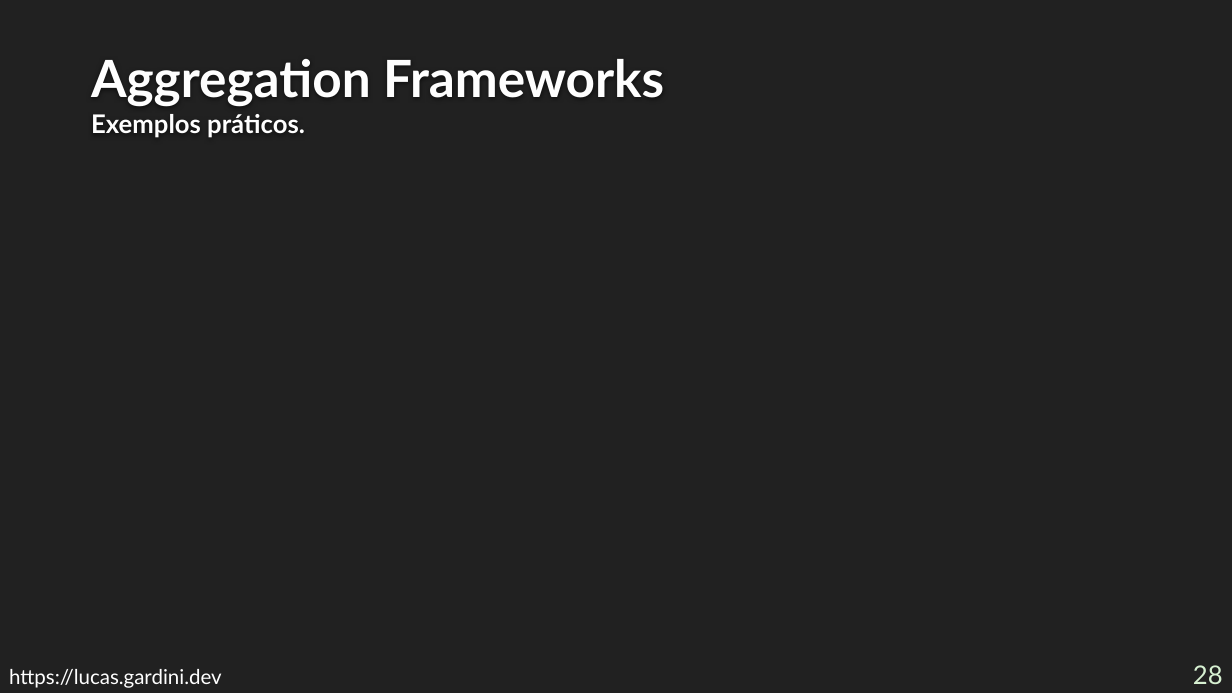
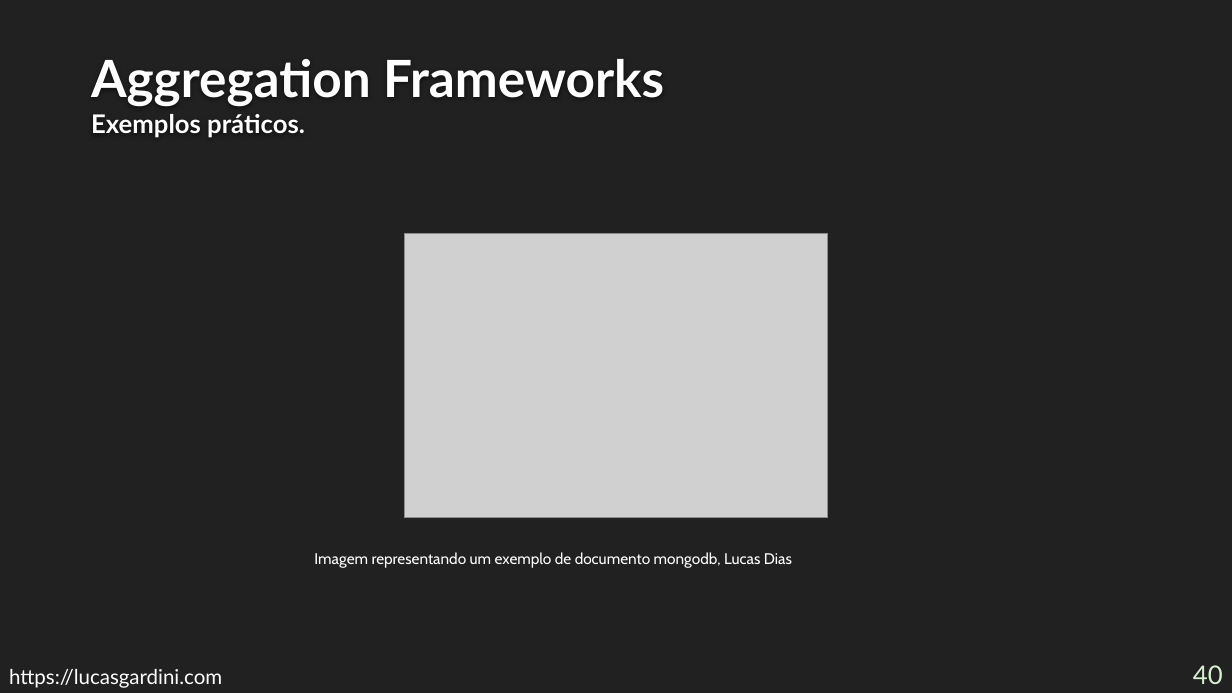
Before and after one commit to Lucas-Gardini/IFSP-ADS-BD2, a slide deck: slide 40 of mongodb/minicurso-mongodb.pptx (slide 28 before the commit). Drawn at 1232x693 pixels with LibreOffice and Linux fonts; fonts in the diff are those of the drawing; grey boxes stand for pictures; background and template pictures are left out. Boxes give left, top, right and bottom in pixels: in the first picture for what was removed or moved away, otherwise in the second. Text is boxed around its words. In the diff, an @@ line names an element or a change of style, - is before the commit and + after.

```diff
--- a/mongodb/minicurso-mongodb.pptx
+++ b/mongodb/minicurso-mongodb.pptx
@@ picture added at [404,234,827,518] @@
@@ text added at [314,552,792,568], 12 pt, text #FFFFFF @@
+Imagem representando um exemplo de documento mongodb, Lucas Dias
@@ text at [9,669,222,688]: text changed @@
-https://lucas.gardini.dev
+https://lucasgardini.com
@@ page number at [1193,665,1223,684]: text changed @@
-28
+40
```
Also in this commit, not shown: 31 other slides changed, 19 slides added, 5 slides removed.
